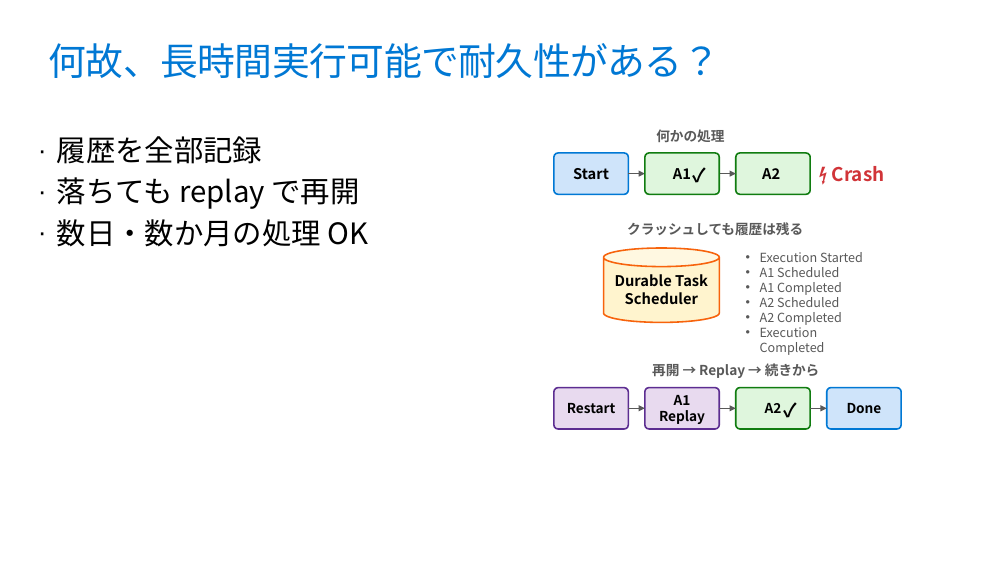
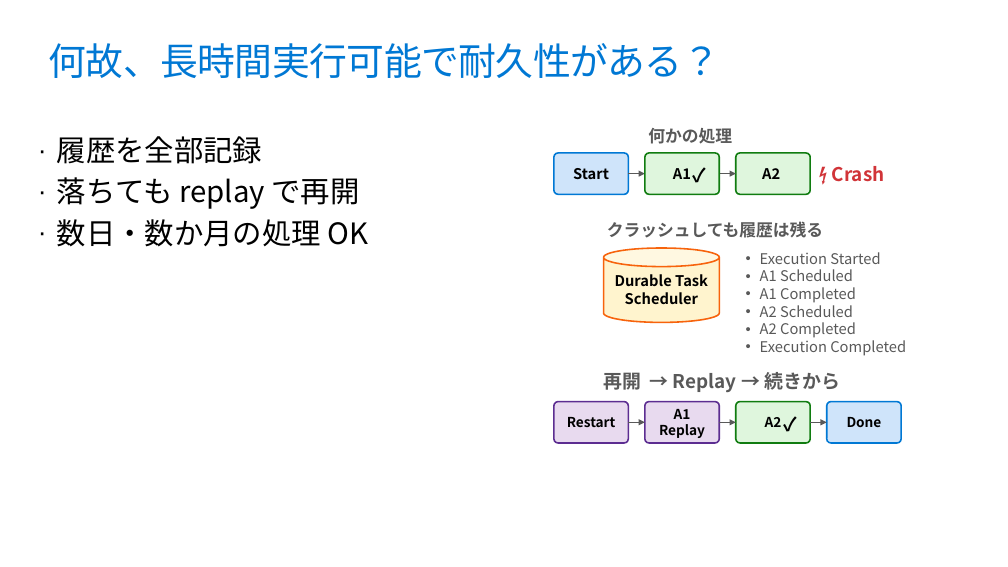
Before and after one commit to runceel/yonayona-durable, a slide deck: slide 12 of slides/slides.pptx. Drawn at 1008x567 pixels with LibreOffice and Linux fonts; fonts in the diff are those of the drawing; background and template pictures are left out. Boxes give left, top, right and bottom in pixels: in the first picture for what was removed or moved away, otherwise in the second. Text is boxed around its words. In the diff, an @@ line names an element or a change of style, - is before the commit and + after.

Commit message:
slides.pptxを更新
slides.pptxファイルにバイナリレベルの変更を加えました。具体的な内容は差分からは不明ですが、プレゼンテーション資料に何らかの修正または更新が行われています。

```diff
--- a/slides/slides.pptx
+++ b/slides/slides.pptx
@@ text "何かの処理" at <box>648,128,732,144</box>: size 13 to 16 pt @@
@@ text "クラッシュしても履歴は残る" at <box>607,221,823,238</box>: size 13 to 16 pt @@
@@ text "Execution Started" at <box>760,252,906,356</box>: size 12 to 14 pt @@
@@ text added at <box>604,373,642,390</box>, 18 pt, text #595959, bold @@
+再開
@@ text added at <box>672,373,736,392</box>, 18 pt, text #595959, bold @@
+→ Replay
@@ text "→ 続きから" at <box>765,372,841,390</box>: vertical alignment middle to top @@
@@ text at <box>765,372,841,390</box>: text changed; size 13 to 18 pt @@
-再開 → Replay → 続きから
+→ 続きから
@@ 4 rounded rectangles, 3 arrows, 1 text: place and size @@
-4 rounded rectangles, 3 arrows, 1 text at <box>554,388,901,430</box>
+4 rounded rectangles, 3 arrows, 1 text at <box>554,402,901,443</box>
```
Also in this commit, not shown: 4 other slides changed, 2 slides added, 1 slide removed.
